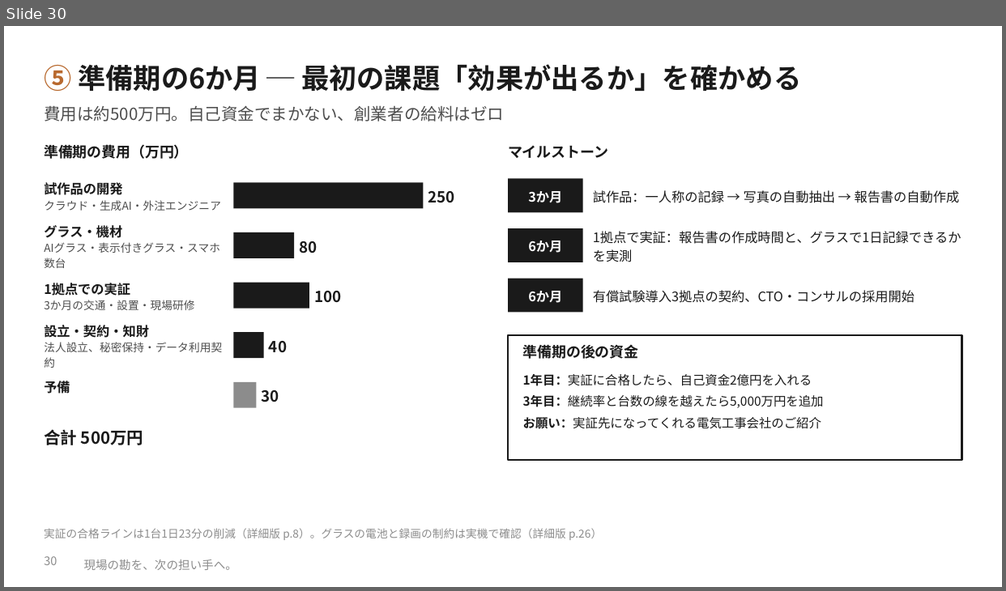
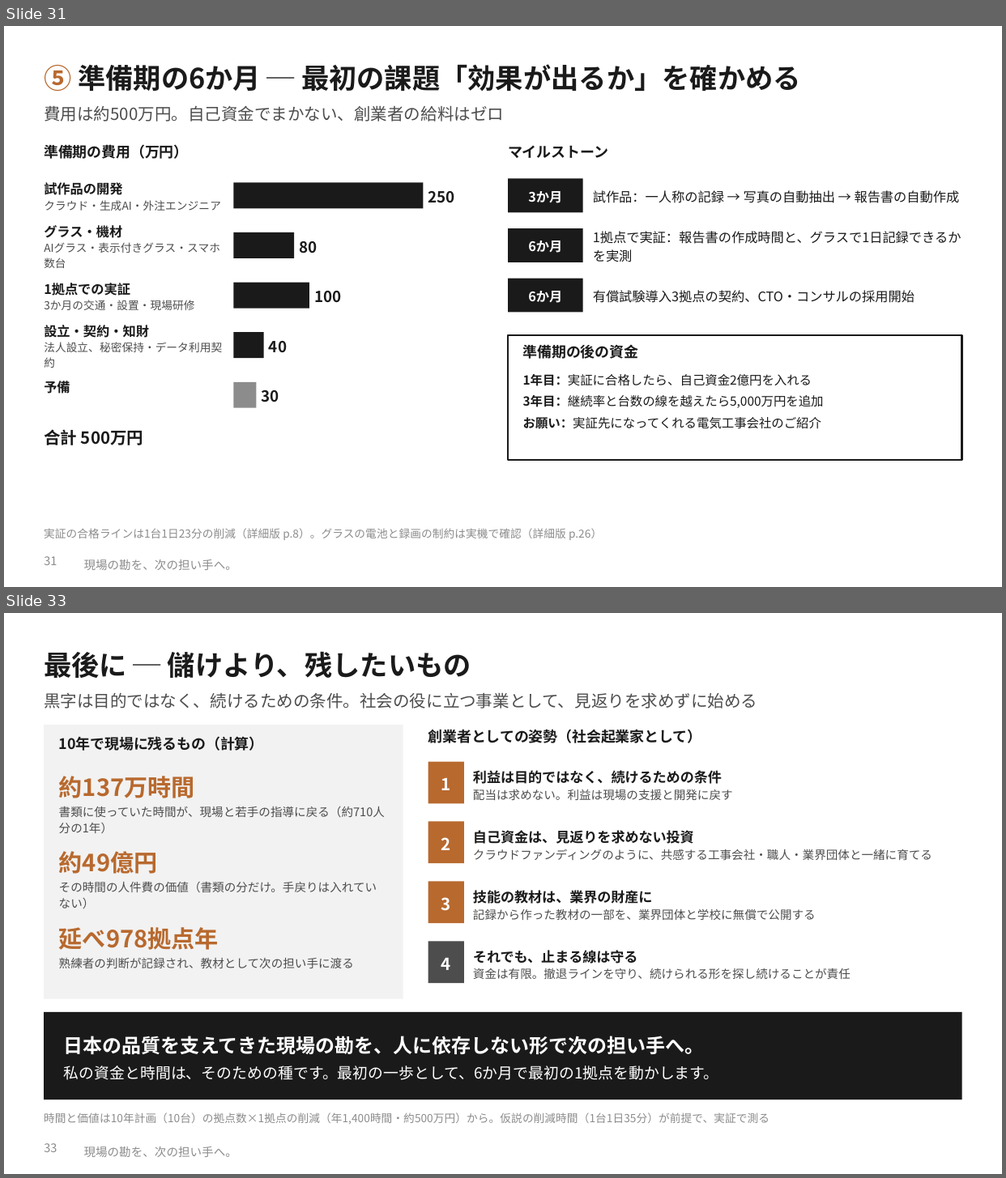
Before and after one commit to SEITOSHIKI/-ai-commute-audio-, a slide deck: deck/カンツギ_事業計画書_本編.pptx. Shown one above the other, each under a label of ours: slide 30 before the commit, slides 31 and 33 after it; the slides between them are not shown. The pictures are 1006x591 and 1006x1178 pixels, drawn with LibreOffice and Linux fonts; fonts in the diff are those of the drawing; background and template pictures are left out. Boxes give left, top, right and bottom in pixels: in the first picture for what was removed or moved away, otherwise in the second. Text is boxed around its words. In the diff, an @@ line names an element or a change of style, - is before the commit and + after.

```diff
--- a/deck/カンツギ_事業計画書_本編.pptx
+++ b/deck/カンツギ_事業計画書_本編.pptx
@@ slide 33 added at (4,613,1002,1174), background #FFFFFF; not listed: 1 template element that a slide beside it also shows @@
@@ text added at (44,651,471,678), 20 pt, text #1A1A1A, bold @@
+最後に ─ 儲けより、残したいもの
@@ text added at (44,692,757,709), 12 pt, text #4D4D4D @@
+黒字は目的ではなく、続けるための条件。社会の役に立つ事業として、見返りを求めずに始める
@@ rectangle added at (44,725,403,999), fill #F2F2F2 @@
@@ text added at (428,729,702,743), 10.5 pt, text #1A1A1A, bold @@
+創業者としての姿勢（社会起業家として）
@@ text added at (59,736,264,751), 10.5 pt, text #1A1A1A, bold @@
+10年で現場に残るもの（計算）
@@ text added at (59,776,195,798), 17 pt, text #B8692E, bold @@
+約137万時間
@@ rectangle added at (428,762,464,803), fill #B8692E @@
@@ text added at (441,777,451,790), 12 pt, text #FFFFFF, bold @@
+1
@@ text added at (473,770,733,800), 8.5 pt, text #4D4D4D @@
+利益は目的ではなく、続けるための条件
+配当は求めない。利益は現場の支援と開発に戻す
@@ text added at (59,807,385,817), 8.5 pt, text #4D4D4D @@
+書類に使っていた時間が、現場と若手の指導に戻る（約710人分の1年）
@@ rectangle added at (428,821,464,863), fill #B8692E @@
@@ text added at (473,830,932,860), 8.5 pt, text #4D4D4D @@
+自己資金は、見返りを求めない投資
+クラウドファンディングのように、共感する工事会社・職人・業界団体と一緒に育てる
@@ text added at (59,851,158,874), 17 pt, text #B8692E, bold @@
+約49億円
@@ text added at (441,837,451,850), 12 pt, text #FFFFFF, bold @@
+2
@@ text added at (59,882,377,909), 8.5 pt, text #4D4D4D @@
+その時間の人件費の価値（書類の分だけ。手戻りは入れていない）
@@ rectangle added at (428,881,464,923), fill #B8692E @@
@@ text added at (441,897,451,911), 12 pt, text #FFFFFF, bold @@
+3
@@ text added at (473,890,816,920), 8.5 pt, text #4D4D4D @@
+技能の教材は、業界の財産に
+記録から作った教材の一部を、業界団体と学校に無償で公開する
@@ text added at (59,927,219,950), 17 pt, text #B8692E, bold @@
+延べ978拠点年
@@ rectangle added at (428,941,464,983), fill #4D4D4D @@
@@ text added at (473,950,850,979), 8.5 pt, text #4D4D4D @@
+それでも、止まる線は守る
+資金は有限。撤退ラインを守り、続けられる形を探し続けることが責任
@@ text added at (59,958,354,969), 8.5 pt, text #4D4D4D @@
+熟練者の判断が記録され、教材として次の担い手に渡る
@@ text added at (441,958,451,970), 12 pt, text #FFFFFF, bold @@
+4
@@ rectangle added at (44,1012,962,1100), fill #1A1A1A @@
@@ text added at (64,1036,719,1080), 11 pt, text #FFFFFF @@
+日本の品質を支えてきた現場の勘を、人に依存しない形で次の担い手へ。
+私の資金と時間は、そのための種です。最初の一歩として、6か月で最初の1拠点を動かします。
@@ text added at (44,1113,769,1124), 8 pt, text #8C8C8C @@
+時間と価値は10年計画（10台）の拠点数×1拠点の削減（年1,400時間・約500万円）から。仮説の削減時間（1台1日35分）が前提で、実証で測る
@@ page number added at (44,1144,57,1152), 8.5 pt, text #8C8C8C @@
+33
@@ what was slide 30 is now slide 31 @@
@@ page number at (44,557,57,565): text changed @@
-30
+31
```
Also in this commit, not shown: 4 slides changed, 1 other slide added, 12 other files.
